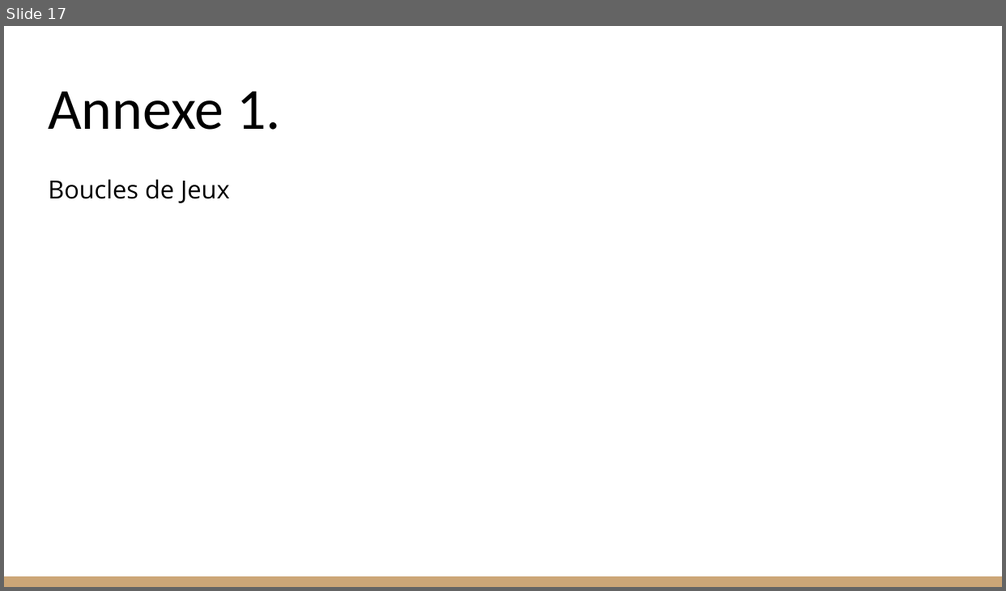
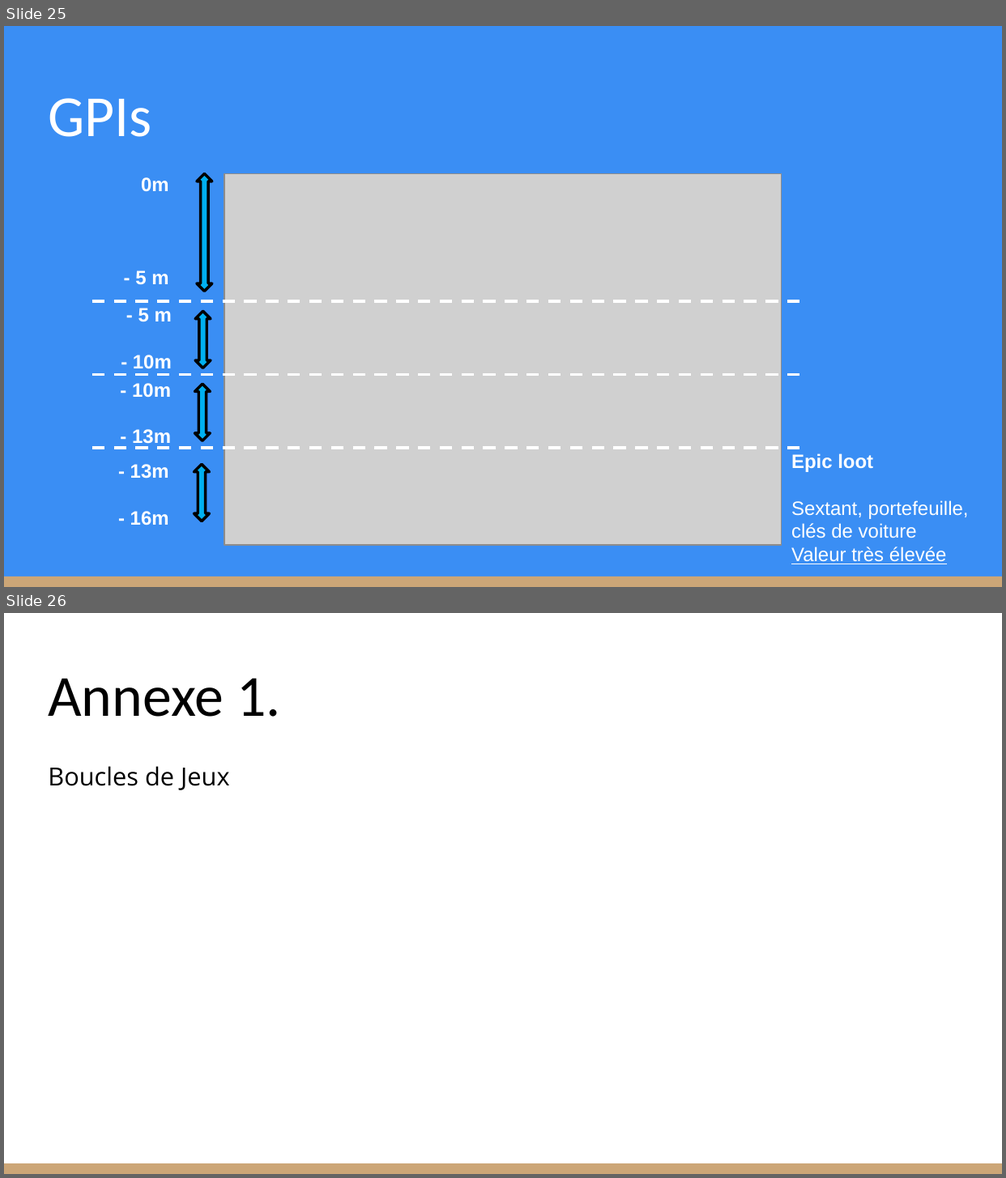
Before and after one commit to KevinBachelierBart/TPGeneraux, a slide deck: Bachelier_Kevin_SintaZaranie.pptx. Shown one above the other, each under a label of ours: slide 17 before the commit, slides 25 and 26 after it. The pictures are 1006x591 and 1006x1178 pixels, drawn with LibreOffice and Linux fonts; fonts in the diff are those of the drawing; grey boxes stand for pictures. Boxes give left, top, right and bottom in pixels: in the first picture for what was removed or moved away, otherwise in the second. Text is boxed around its words. In the diff, an @@ line names an element or a change of style, - is before the commit and + after.

```diff
--- a/Bachelier_Kevin_SintaZaranie.pptx
+++ b/Bachelier_Kevin_SintaZaranie.pptx
@@ slide 25 added at box(4, 26, 1002, 587), background #3A8EF4; not listed: 1 template element that a slide beside it also shows @@
@@ title added at box(48, 98, 152, 137), 42 pt, text #FFFFFF @@
+GPIs
@@ text added at box(135, 177, 169, 285), 14 pt, text #FFFFFF, bold @@
+0m
+- 5 m
@@ up down arrow added at box(197, 173, 211, 292), fill #00B0F0, outline #000000 2 pt @@
@@ picture added at box(224, 173, 782, 545) @@
@@ line added from (91, 301) to (807, 301), #FFFFFF 2.25 pt dashed @@
@@ text added at box(133, 308, 172, 369), 14 pt, text #FFFFFF, bold @@
+- 5 m
+- 10m
@@ up down arrow added at box(196, 311, 211, 369), fill #00B0F0, outline #000000 2 pt @@
@@ line added from (91, 374) to (807, 374), #FFFFFF 2.25 pt dashed @@
@@ text added at box(132, 383, 171, 448), 14 pt, text #FFFFFF, bold @@
+- 10m
+- 13m
@@ up down arrow added at box(194, 384, 210, 442), fill #00B0F0, outline #000000 2 pt @@
@@ line added from (91, 448) to (807, 448), #FFFFFF 2.25 pt dashed @@
@@ text added at box(791, 454, 969, 565), 14 pt, text #FFFFFF @@
+Epic loot
+Sextant, portefeuille, clés de voiture
+Valeur très élevée
@@ text added at box(130, 464, 169, 525), 14 pt, text #FFFFFF, bold @@
+- 13m
+- 16m
@@ up down arrow added at box(194, 464, 209, 521), fill #00B0F0, outline #000000 2 pt @@
@@ what was slide 17 is now slide 26 @@
```
Also in this commit, not shown: 3 slides changed, 10 other slides added, 2 slides removed.
